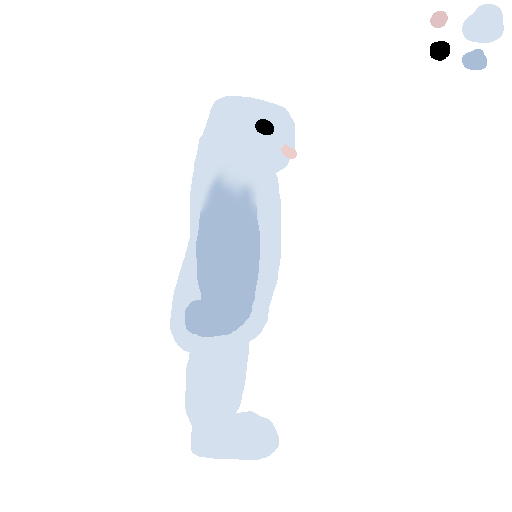
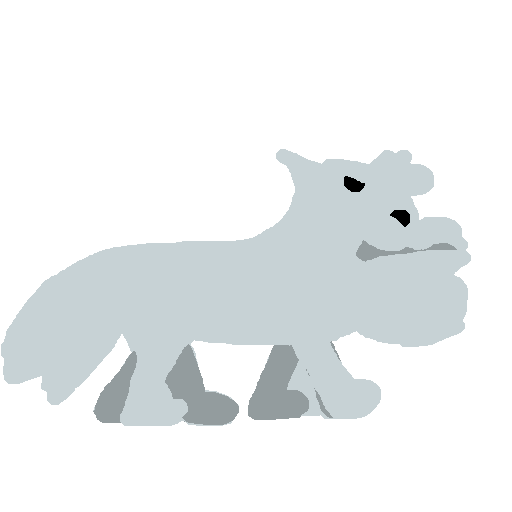
Two versions of the same layered image (512 x 512). Layer-by-layer changes:
added group "Onix" with 11 layers above "wolf" over [1, 4, 504, 460]
added group "wolf" with 10 layers above "bigfoot" over [1, 4, 504, 460]
added layer "wolfDead" in group "wolf" over [35, 250, 471, 347]
added layer "wolfAttack" in group "wolf" over [47, 149, 468, 426]
added layer "wolfWalk2" in group "wolf" over [1, 150, 468, 423]
added layer "wolfWalk1" in group "wolf" over [3, 151, 467, 422]
added layer "woldIdle" in group "wolf" over [41, 150, 462, 424]
hid "bigfootIdle" over [170, 96, 297, 460]
renamed "Background" to "bigfoot_pallete", hid it, moved it into group "bigfoot" over [1, 4, 504, 460]
